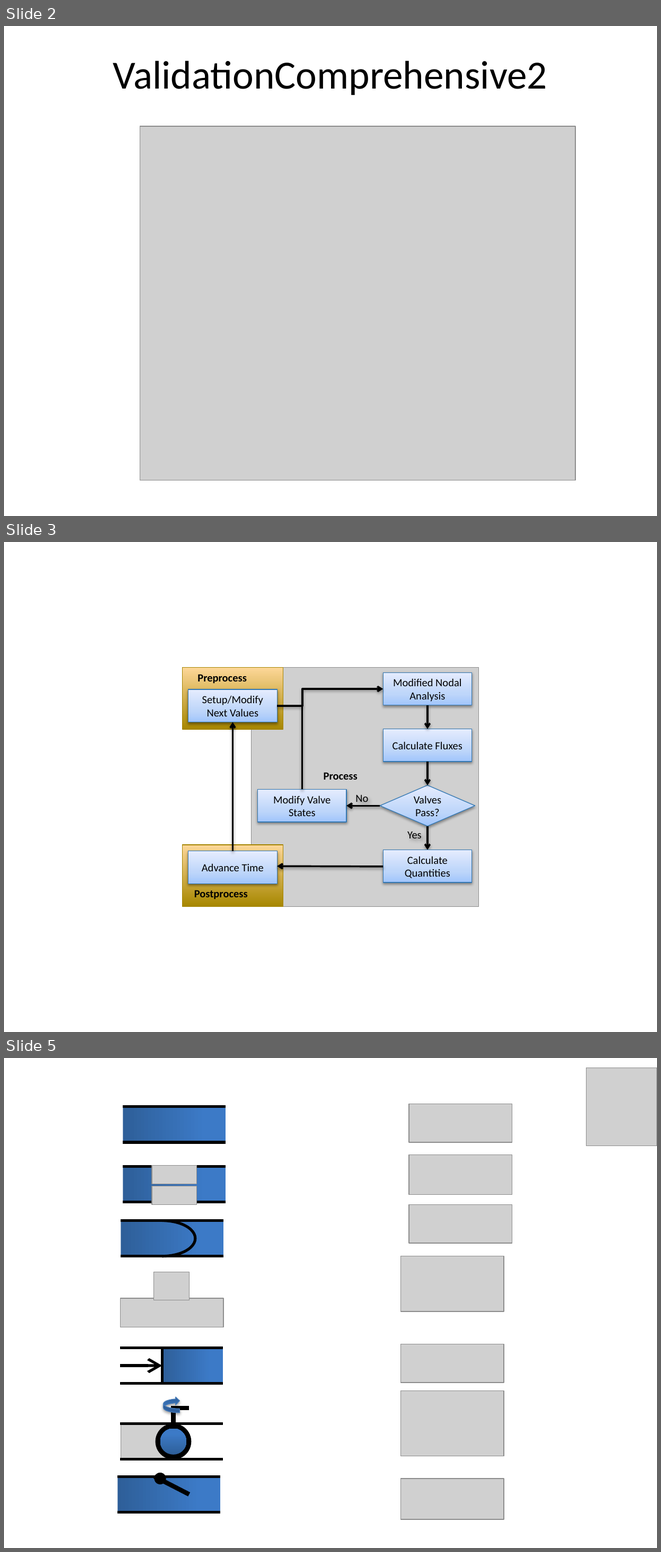
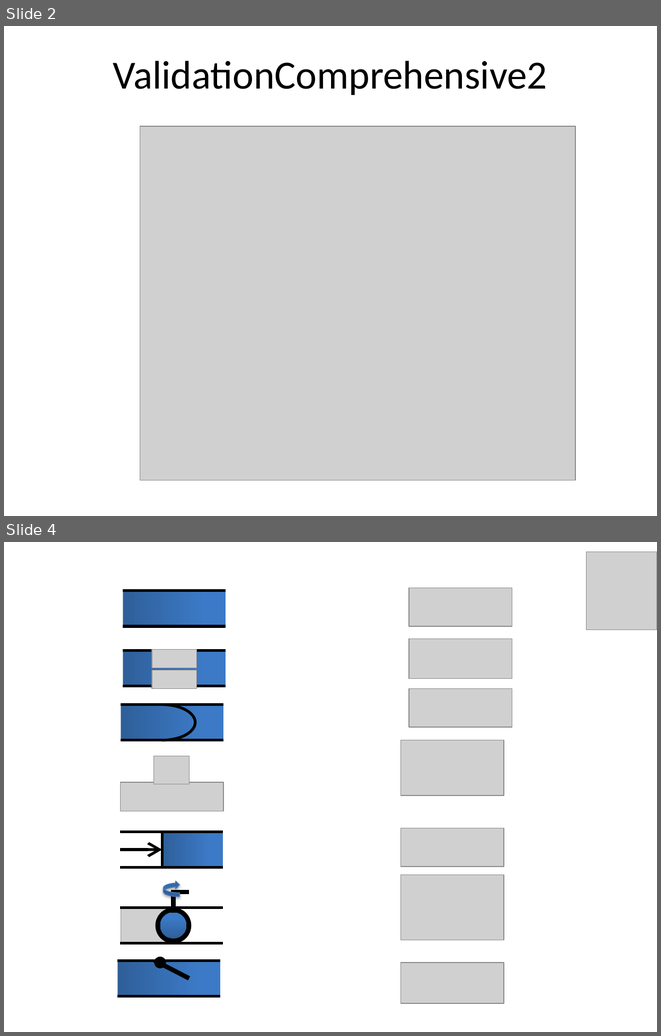
Before and after one commit to shawnhuyiwen/pulse, a slide deck: docs/Figures/CircuitWorking.pptx. Shown one above the other, each under a label of ours: slides 2, 3 and 5 before the commit, slides 2 and 4 after it; the slides between them are not shown. The pictures are 661x1552 and 661x1036 pixels, drawn with LibreOffice and Linux fonts; fonts in the diff are those of the drawing; grey boxes stand for pictures. Boxes give left, top, right and bottom in pixels: in the first picture for what was removed or moved away, otherwise in the second. Text is boxed around its words. In the diff, an @@ line names an element or a change of style, - is before the commit and + after.

```diff
--- a/docs/Figures/CircuitWorking.pptx
+++ b/docs/Figures/CircuitWorking.pptx
@@ slide 3 removed at (x1=4, y1=542, x2=657, y2=1032), background #FFFFFF @@
@@ rectangle removed at (x1=182, y1=668, x2=283, y2=729) @@
@@ picture removed at (x1=252, y1=668, x2=479, y2=906) @@
@@ text removed at (x1=197, y1=674, x2=247, y2=684) @@
-Preprocess
@@ rectangle removed at (x1=383, y1=672, x2=472, y2=705) @@
-Modified Nodal Analysis
@@ rectangle removed at (x1=188, y1=689, x2=277, y2=722) @@
-Setup/Modify Next Values
@@ elbow arrow removed from (277, 706) to (383, 689) @@
@@ line removed from (302, 790) to (302, 706) @@
@@ arrow removed from (428, 705) to (428, 729) @@
@@ arrow removed from (232, 851) to (232, 722) @@
@@ rectangle removed at (x1=383, y1=729, x2=472, y2=761) @@
-Calculate Fluxes
@@ arrow removed from (428, 761) to (428, 785) @@
@@ text removed at (x1=324, y1=772, x2=358, y2=779) @@
-Process
@@ rectangle removed at (x1=257, y1=790, x2=346, y2=822) @@
-Modify Valve States
@@ text removed at (x1=355, y1=795, x2=368, y2=802) @@
-No
@@ diamond removed at (x1=380, y1=785, x2=476, y2=826) @@
-Valves Pass?
@@ arrow removed from (380, 806) to (346, 806) @@
@@ arrow removed from (428, 826) to (428, 849) @@
@@ text removed at (x1=407, y1=831, x2=422, y2=838) @@
-Yes
@@ rectangle removed at (x1=182, y1=844, x2=283, y2=906) @@
@@ rectangle removed at (x1=188, y1=851, x2=277, y2=883) @@
-Advance Time
@@ rectangle removed at (x1=383, y1=849, x2=472, y2=882) @@
-Calculate Quantities
@@ arrow removed from (383, 866) to (277, 866) @@
@@ text removed at (x1=194, y1=890, x2=248, y2=899) @@
-Postprocess
@@ what was slide 5 is now slide 4 @@
```
Also in this commit, not shown: 1 slide changed, 6 slides added, 2 other slides removed, 7 other files.
